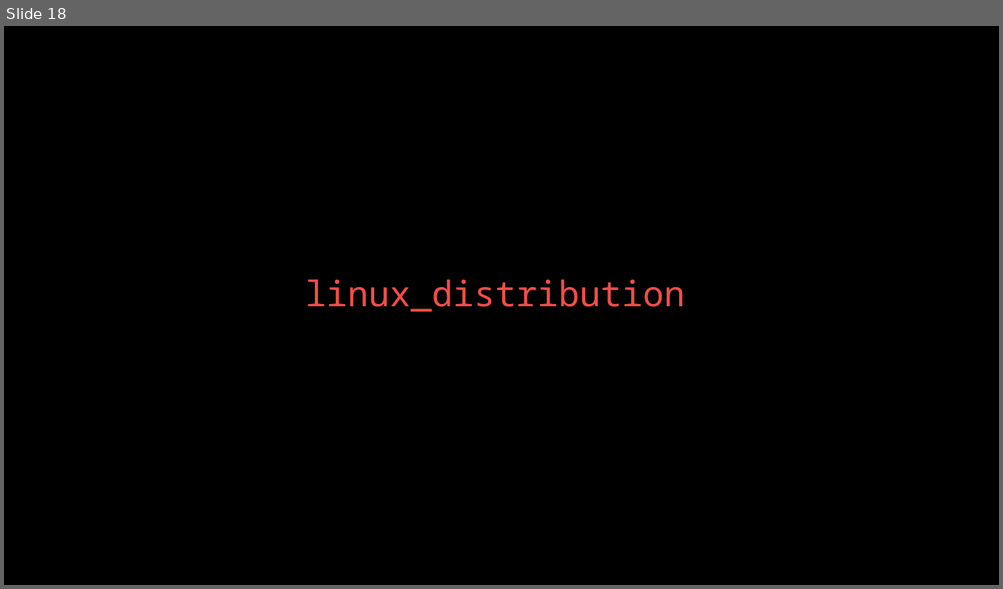
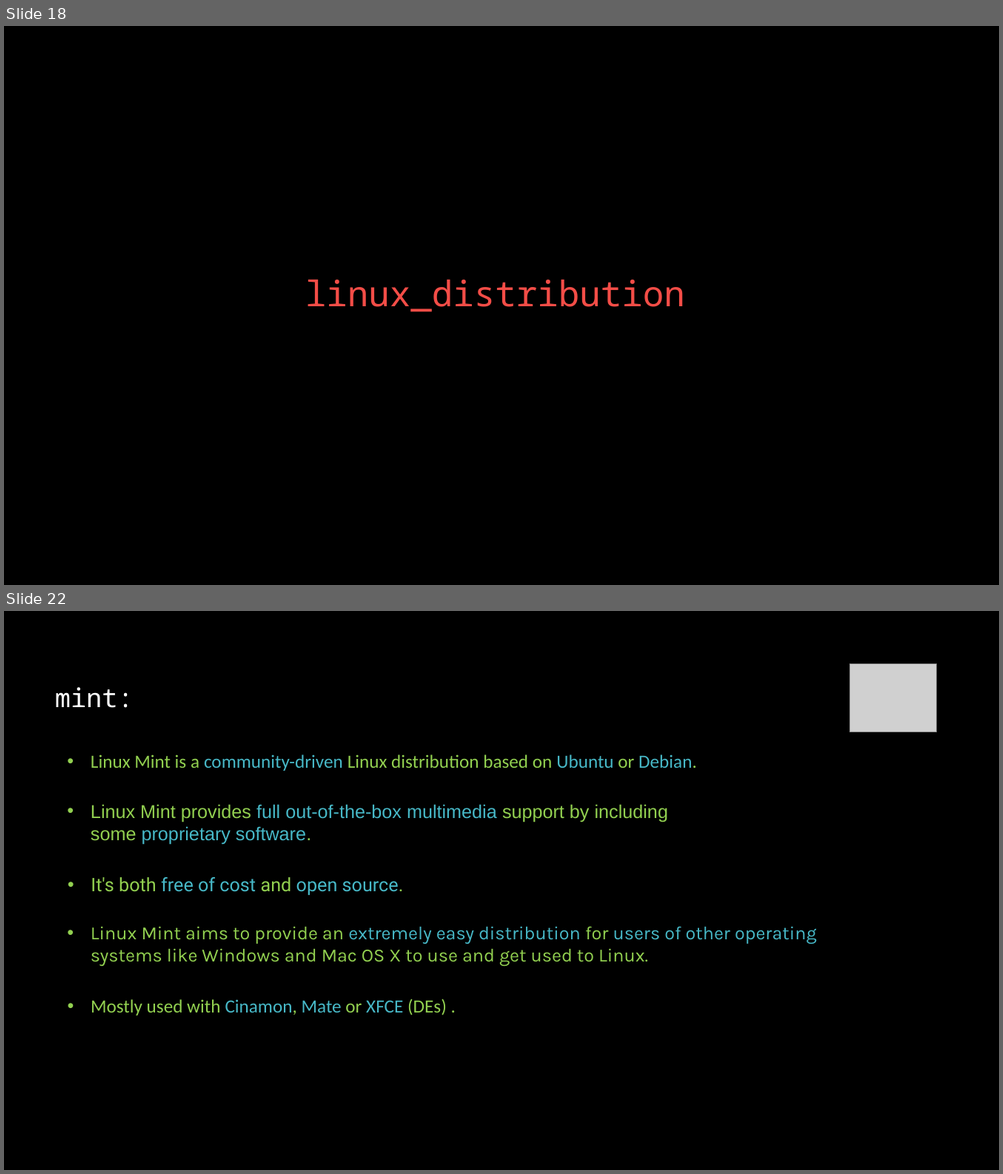
Before and after one commit to linuxfestival/introduction-to-linux-resources, a slide deck: PowerPoint/amirkabir_linux_festival.pptx. Shown one above the other, each under a label of ours: slide 18 before the commit, slides 18 and 22 after it; the slides between them are not shown. The pictures are 1003x589 and 1003x1174 pixels, drawn with LibreOffice and Linux fonts; fonts in the diff are those of the drawing; grey boxes stand for pictures. Boxes give left, top, right and bottom in pixels: in the first picture for what was removed or moved away, otherwise in the second. Text is boxed around its words. In the diff, an @@ line names an element or a change of style, - is before the commit and + after.

Commit message:
Debian added ubuntu started

```diff
--- a/PowerPoint/amirkabir_linux_festival.pptx
+++ b/PowerPoint/amirkabir_linux_festival.pptx
@@ slide 22 added at (4, 611, 999, 1170), background #000000 @@
@@ picture added at (849, 664, 936, 732) @@
@@ title added at (55, 687, 134, 708), 25.2 pt, text #FFFFFF @@
+mint:
@@ text added at (91, 755, 697, 771), 18 pt, text #92D050 @@
+• Linux Mint is a community-driven Linux distribution based on Ubuntu or Debian.
@@ text added at (91, 804, 668, 845), 18 pt, text #47B8C7 @@
+• Linux Mint provides full out-of-the-box multimedia support by including some proprietary software.
@@ text added at (91, 877, 404, 895), 18 pt, text #47B8C7 @@
+• It's both free of cost and open source.
@@ text added at (91, 926, 817, 966), 18 pt, text #92D050 @@
+• Linux Mint aims to provide an extremely easy distribution for users of other operating systems like Windows and Mac OS X to use and get used to Linux.
@@ text added at (91, 999, 447, 1016), 18 pt, text #92D050 @@
+• Mostly used with Cinamon, Mate or XFCE (DEs) .
```
Also in this commit, not shown: 1 slide changed, 2 other slides added, 1 slide removed.
